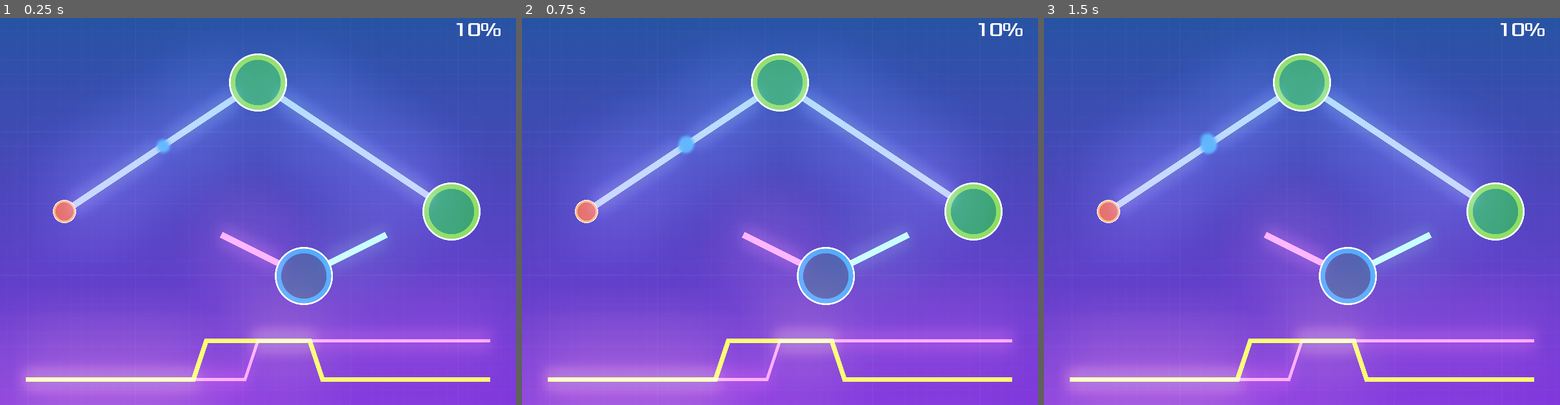
Above: before the commit, frames 1-3 (left to right).
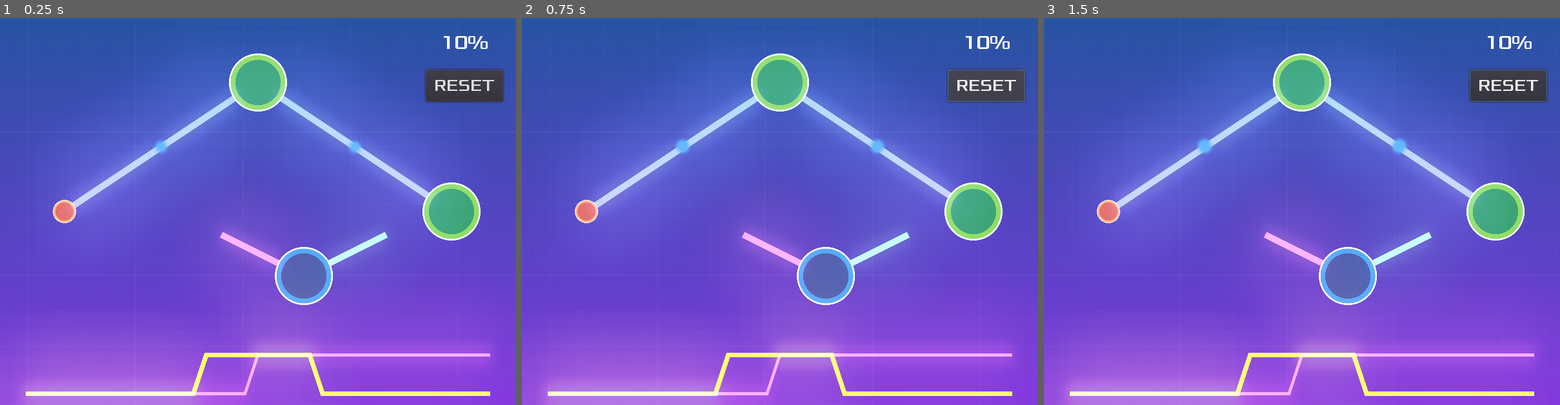
Above: after the commit, the same moments.

Repository: fabienfrfr/BreakTheBrain
Game: Godot game, scene res://Main.tscn
Two runs of this game, one before a commit and one after it. Both use one fixed random seed, a clock stepped at 60 frames per second and the inputs below.
Inputs (mouse positions are in pixels of both pictures, inside the frame that each line leads up to):
- Up to frame 1 (0.25 s): no input
- Up to frame 2 (0.75 s): click (986, 87) at 0.5 s, where only the run after the commit has a clickable "RESET"
- Up to frame 3 (1.5 s): move the mouse to (1415, 192) at 1.27 s

The runs differ from the first frame. In frame 1, 6.3% of the frame differs, in the area x 5-98%, y 1-100%; in frame 2, 6.3%; in frame 3, 6.4%.

Commit message:
Add files via upload

Diff:
--- a/Main.gd
+++ b/Main.gd
@@ -1,22 +1,18 @@
 extends Node
+
+const NeuralNet = preload("node/NeuralNet.gd")
 
 export (PackedScene) var FixedNeuron
 export (PackedScene) var InputX
 export (PackedScene) var MovableNeuron
 
-var nb_mv_neuron = 1
+const nb_mv_neuron = 1
 var movable_vertices = []
-var loc_position_mouse
-var absolut_position_in
-var absolut_position_out
-var relative_pos_in
-var relative_pos_out
-var d_in
-var d_out
-var cm2pix = 3.7795275591
 
 func _ready():
 	randomize()
+	var nn =  NeuralNet.new()
+	nn._ready()
 	var vertices = []
 	for _i in range(0,nb_mv_neuron):
 		movable_vertices += [MovableNeuron.instance()]
@@ -33,16 +29,6 @@
 		vertices[-1].position.x = $GraphGen.pos_node[i][0]
 		vertices[-1].position.y = $GraphGen.pos_node[i][1]
 
-func _process(_delta):
-	loc_position_mouse = get_viewport().get_mouse_position()
-	if Input.is_action_pressed("ui_accept"):
-		relative_pos_in = movable_vertices[-1].get_node("IN").get_point_position(1)
-		relative_pos_out = movable_vertices[-1].get_node("OUT").get_point_position(1)
-		absolut_position_in = movable_vertices[-1].position + relative_pos_in / cm2pix
-		absolut_position_out = movable_vertices[-1].position + relative_pos_out / cm2pix
-		d_in = absolut_position_in - loc_position_mouse
-		d_out = absolut_position_out - loc_position_mouse
-		if d_in.length() < 25 :
-			movable_vertices[-1].get_node("IN").points[1] = -(movable_vertices[-1].position - loc_position_mouse)*cm2pix
-		elif d_out.length() < 25 :
-			movable_vertices[-1].get_node("OUT").points[1] = -(movable_vertices[-1].position - loc_position_mouse)*cm2pix
+func _reset_lvl():
+	movable_vertices[-1].get_node("IN").points[1] = movable_vertices[-1].init_pos_in
+	movable_vertices[-1].get_node("OUT").points[1] = movable_vertices[-1].init_pos_out
--- a/Main.tscn
+++ b/Main.tscn
@@ -46,12 +46,14 @@
 rotation = 3.14159
 
 [node name="TargetY" type="Line2D" parent="."]
+position = Vector2( 0, 22 )
 points = PoolVector2Array( 40, 560, 60, 560, 80, 560, 100, 560, 120, 560, 140, 560, 160, 560, 180, 560, 200, 560, 220,  …(275 unchanged characters)…
 width = 7.0
 default_color = Color( 0.980392, 1, 0.4, 1 )
 
 [node name="PredictedY" type="Line2D" parent="."]
-material = SubResource( 3 )
+material = SubResource( 2 )
+position = Vector2( 0, 22 )
 points = PoolVector2Array( 40, 560, 60, 560, 80, 560, 100, 560, 120, 560, 140, 560, 160, 560, 180, 560, 200, 560, 220,  …(275 unchanged characters)…
 width = 5.0
 default_color = Color( 1, 0.4, 0.4, 1 )
@@ -59,4 +61,6 @@
 [node name="HUD" parent="." instance=ExtResource( 7 )]
 
 [node name="Glow" type="WorldEnvironment" parent="."]
-environment = SubResource( 4 )
+environment = SubResource( 3 )
+
+[connection signal="reset_link" from="HUD" to="." method="_reset_lvl"]
--- a/node/Edging_.gd
+++ b/node/Edging_.gd
@@ -1,4 +1,11 @@
 extends Node
+
+var position_mouse
+var d_
+var screen_size
+var x_offset
+var delta_x
+var delta_y
 
 func _ready():
 	$Line.clear_points()
@@ -6,3 +13,18 @@
 func add_link(vectA,vectB):
 	$Line.add_point(vectA)
 	$Line.add_point(vectB)
+	$Line/WeightPath.curve.set_point_position(0, vectA)
+	$Line/WeightPath.curve.set_point_position(1, vectB)
+	$Line/WeightPath/WeighLvlFollow.unit_offset = 0.5 # necessary for update
+	$Line/WeightPath/WeighLvlFollow.show()
+
+func _process(_delta):
+	position_mouse = get_viewport().get_mouse_position()
+	if Input.is_action_pressed("ui_accept"):
+		d_ = $Line/WeightPath/WeighLvlFollow.position - position_mouse
+		if d_.length() < 50 :
+			delta_y = (position_mouse.x - $Line/WeightPath.curve.get_point_position(0).x)
+			delta_x = ($Line/WeightPath.curve.get_point_position(1).x - $Line/WeightPath.curve.get_point_position(0).x)
+			x_offset = delta_y/delta_x
+			$Line/WeightPath/WeighLvlFollow.unit_offset = abs(x_offset)
+			$Line/WeightPath/WeighLvlFollow.show()
--- a/node/Edging_.tscn
+++ b/node/Edging_.tscn
@@ -6,33 +6,35 @@
 [sub_resource type="CanvasItemMaterial" id=1]
 blend_mode = 1
 
-[sub_resource type="Curve2D" id=3]
+[sub_resource type="Curve2D" id=2]
 _data = {
 "points": PoolVector2Array( 0, 0, 0, 0, 104, 296, 0, 0, 0, 0, 400, 104 )
 }
 
-[sub_resource type="ParticlesMaterial" id=4]
+[sub_resource type="ParticlesMaterial" id=3]
 flag_disable_z = true
-initial_velocity = 10.0
 orbit_velocity = 0.0
 orbit_velocity_random = 0.0
 scale = 0.5
 
-[node name="Edging_" type="Node"]
+[node name="Edging_" type="Node" groups=[
+"EgdesTree",
+]]
 script = ExtResource( 1 )
 
 [node name="Line" type="Line2D" parent="."]
 material = SubResource( 1 )
-points = PoolVector2Array( 100, 300, 400, 100 )
+points = PoolVector2Array( 104, 296, 400, 104 )
 
 [node name="WeightPath" type="Path2D" parent="Line"]
-curve = SubResource( 3 )
+curve = SubResource( 2 )
 
 [node name="WeighLvlFollow" type="PathFollow2D" parent="Line/WeightPath"]
-position = Vector2( 251.912, 200.057 )
-rotation = -0.575426
-offset = 176.335
+position = Vector2( 201.623, 232.677 )
+rotation = -0.575415
+offset = 116.381
 
 [node name="Particles2D" type="Particles2D" parent="Line/WeightPath/WeighLvlFollow"]
-process_material = SubResource( 4 )
+amount = 5
+process_material = SubResource( 3 )
 texture = ExtResource( 2 )
--- a/node/FixedNeuron.gd
+++ b/node/FixedNeuron.gd
@@ -1 +1,8 @@
 extends RigidBody2D
+
+var Weight
+var Biases
+
+func _ready():
+	Weight = 1
+	Biases = -1
--- a/node/HUD.gd
+++ b/node/HUD.gd
@@ -1 +1,6 @@
 extends CanvasLayer
+
+signal reset_link
+
+func _on_ResetButton_pressed():
+	emit_signal("reset_link")
--- a/node/HUD.tscn
+++ b/node/HUD.tscn
@@ -7,17 +7,40 @@
 size = 30
 font_data = ExtResource( 2 )
 
+[sub_resource type="DynamicFont" id=2]
+size = 25
+font_data = ExtResource( 2 )
+
 [node name="HUD" type="CanvasLayer"]
 script = ExtResource( 1 )
 
 [node name="Label" type="Label" parent="."]
 anchor_left = 1.0
 anchor_right = 1.0
-margin_left = -120.0
-margin_bottom = 40.0
+margin_left = -140.0
+margin_top = 20.0
+margin_right = -20.0
+margin_bottom = 60.0
 custom_fonts/font = SubResource( 1 )
 text = "10%"
 align = 1
 __meta__ = {
 "_edit_use_anchors_": false
 }
+
+[node name="ResetButton" type="Button" parent="."]
+anchor_left = 1.0
+anchor_top = 0.175
+anchor_right = 1.0
+anchor_bottom = 0.175
+margin_left = -140.0
+margin_top = -25.0
+margin_right = -20.0
+margin_bottom = 25.0
+custom_fonts/font = SubResource( 2 )
+text = "RESET"
+__meta__ = {
+"_edit_use_anchors_": false
+}
+
+[connection signal="pressed" from="ResetButton" to="." method="_on_ResetButton_pressed"]
--- a/node/InputX.gd
+++ b/node/InputX.gd
@@ -1 +1,4 @@
 extends RigidBody2D
+
+var min_values_x
+var max_values_y
--- a/node/MovableNeuron.gd
+++ b/node/MovableNeuron.gd
@@ -1,15 +1,41 @@
 extends RigidBody2D
+
+signal detach
 
 var screen_size
 var position_mouse
 var d_
 
+var absolut_position_in
+var absolut_position_out
+var relative_pos_in
+var relative_pos_out
+var d_in
+var d_out
+var cm2pix = 3.7795275591
+
+var init_pos_in = Vector2.ZERO
+var init_pos_out = Vector2.ZERO
+
 func _ready():
 	screen_size = get_viewport_rect().size
+	init_pos_in = $IN.get_point_position(1)
+	init_pos_out = $OUT.get_point_position(1)
+	print(init_pos_in)
 
 func _process(_delta):
 	position_mouse = get_viewport().get_mouse_position()
 	if Input.is_action_pressed("ui_accept"):
 		d_ = position - position_mouse
+		relative_pos_in = $IN.get_point_position(1)
+		relative_pos_out = $OUT.get_point_position(1)
+		absolut_position_in = position + relative_pos_in / cm2pix
+		absolut_position_out = position + relative_pos_out / cm2pix
+		d_in = absolut_position_in - position_mouse
+		d_out = absolut_position_out - position_mouse
 		if d_.length() < screen_size[0]/10 :
 			position = position_mouse
+		elif d_in.length() < 25 :
+			$IN.points[1] = -(position - position_mouse)*cm2pix
+		elif d_out.length() < 25 :
+			$OUT.points[1] = -(position - position_mouse)*cm2pix
--- /dev/null
+++ b/node/NeuralNet.gd
@@ -0,0 +1,4 @@
+extends Node
+
+func _ready():
+	print('test')
--- a/project.godot
+++ b/project.godot
@@ -26,9 +26,14 @@
 "deadzone": 0.5,
 "events": [ Object(InputEventKey,"resource_local_to_scene":false,"resource_name":"","device":0,"alt":false,"shift":false,"control":false,"meta":false,"command":false,"pressed":false,"scancode":16777221,"unicode":0,"echo":false,"script":null)
 , Object(InputEventKey,"resource_local_to_scene":false,"resource_name":"","device":0,"alt":false,"shift":false,"control":false,"meta":false,"command":false,"pressed":false,"scancode":16777222,"unicode":0,"echo":false,"script":null)
-, Object(InputEventKey,"resource_local_to_scene":false,"resource_name":"","device":0,"alt":false,"shift":false,"control":false,"meta":false,"command":false,"pressed":false,"scancode":32,"unicode":0,"echo":false,"script":null)
 , Object(InputEventJoypadButton,"resource_local_to_scene":false,"resource_name":"","device":0,"button_index":0,"pressure":0.0,"pressed":false,"script":null)
 , Object(InputEventMouseButton,"resource_local_to_scene":false,"resource_name":"","device":0,"alt":false,"shift":false, …(202 unchanged characters)…
+ ]
+}
+ui_cancel={
+"deadzone": 0.5,
+"events": [ Object(InputEventKey,"resource_local_to_scene":false,"resource_name":"","device":0,"alt":false,"shift":false,"control":false,"meta":false,"command":false,"pressed":false,"scancode":16777217,"unicode":0,"echo":false,"script":null)
+, Object(InputEventJoypadButton,"resource_local_to_scene":false,"resource_name":"","device":0,"button_index":1,"pressure":0.0,"pressed":false,"script":null)
  ]
 }
 
Not shown: 1 places in Main.tscn that only renumber resources
Not shown: 1 places in node/HUD.tscn that only renumber resources
Not shown: 3 places in node/MovableNeuron.tscn that only renumber resources
Binary file changed: scale_model.png
Not shown, added: scale_model.png.import
Not shown, changed: README.md
